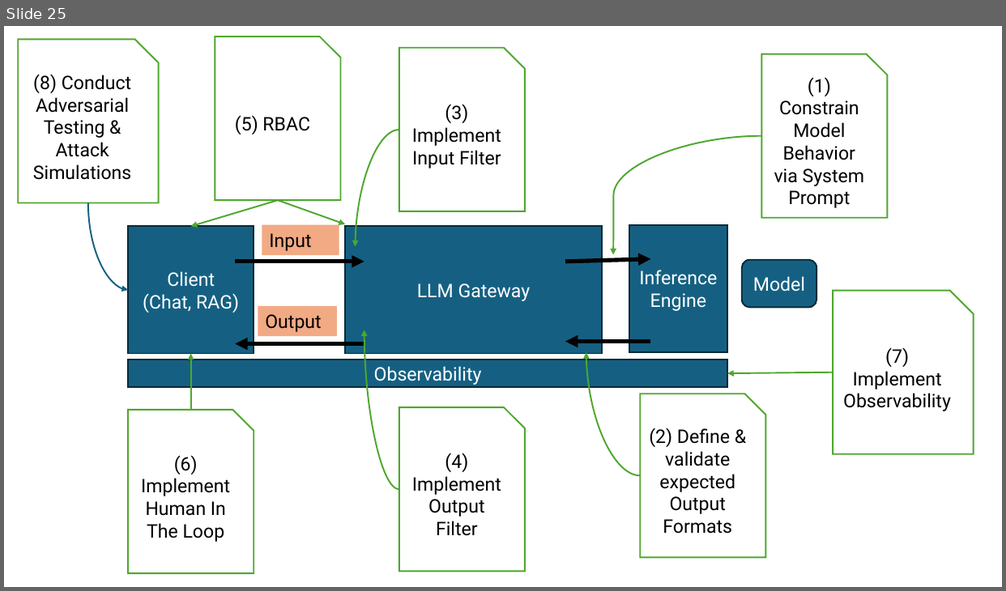
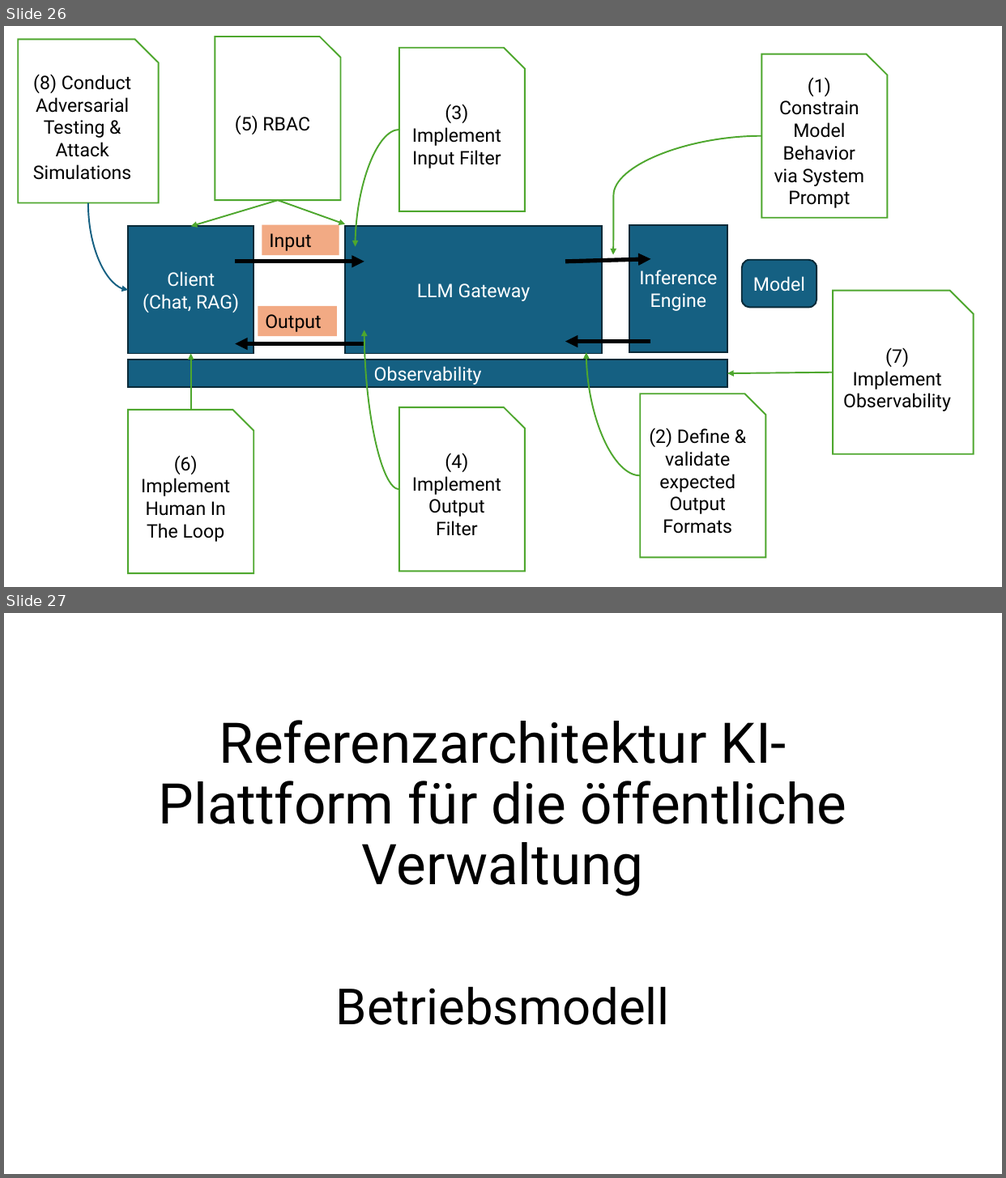
Before and after one commit to dneumnn/RAKIPOEV, a slide deck: RAKIPOEV-docs/docs/ppt/Building-Blocks.pptx. Shown one above the other, each under a label of ours: slide 25 before the commit, slides 26 and 27 after it. The pictures are 1006x591 and 1006x1178 pixels, drawn with LibreOffice and Linux fonts; fonts in the diff are those of the drawing. Boxes give left, top, right and bottom in pixels: in the first picture for what was removed or moved away, otherwise in the second. Text is boxed around its words. In the diff, an @@ line names an element or a change of style, - is before the commit and + after.

Commit message:
Betriebsmodell in ppt hinzugefügt

```diff
--- a/RAKIPOEV-docs/docs/ppt/Building-Blocks.pptx
+++ b/RAKIPOEV-docs/docs/ppt/Building-Blocks.pptx
@@ slide 27 added at (4,613,1002,1174), background #FFFFFF @@
@@ title added at (159,720,846,897), 54 pt, text #000000 @@
+Referenzarchitektur KI-Plattform für die öffentliche Verwaltung
@@ subtitle added at (336,986,670,1025), 48 pt, text #000000 @@
+Betriebsmodell
@@ what was slide 25 is now slide 26 @@
```
Also in this commit, not shown: 3 other slides added, 2 other files.
